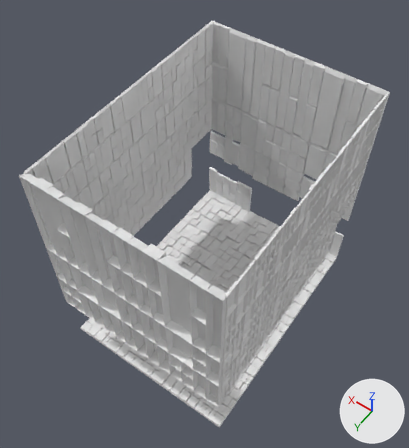
A saved change to the FBX model Assets/Models/FPS/Cylinder_hall/SpawnRoom/SpawnRoom_Floor.fbx.
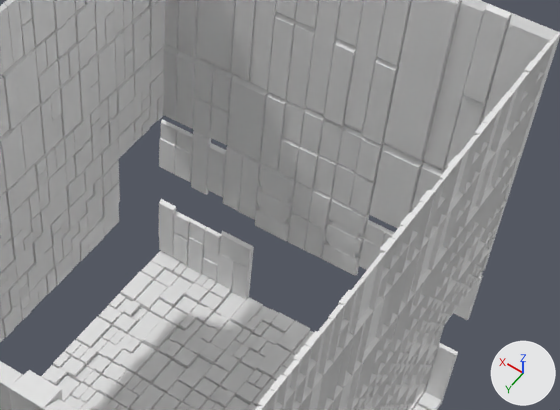
There are two pictures of each version: one whole from a 50 mm camera at (-17.7, 2.5, 62.4) aimed at (1.5, -24.4, 20.1), one close up on the part from 34% to 95% of the width and 17% to 58% of the height. Lighting does not change. The marker at lower right points along +X, +Y and +Z. Where no turn or scale is listed for an object, it has been applied to the vertices. Vertices at the same position are counted once.

In view in the first close-up: 'SpawnRoom_Floor'.
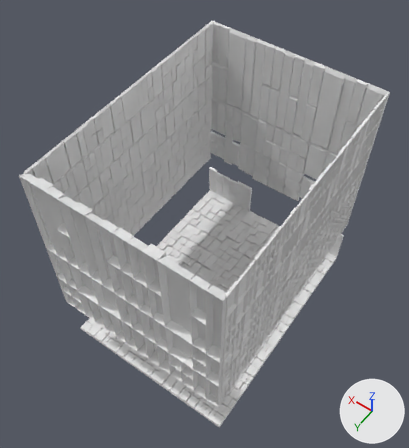
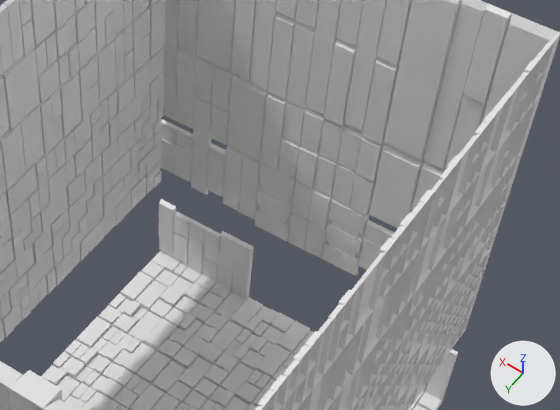
The change in detail:
me_discombobulated_object_011 is used by ob_spawnroom_floor; location (0.6, -25.0, 8.07).
me_discombobulated_object_011 had 7634 vertices, 7056 faces and spanned x -9.0..9.0, y -12.0..12.4, z -0.2..24.0.
me_discombobulated_object_011 now has 7912 vertices, 7306 faces and spans x -9.0..9.0, y -12.1..12.4, z -0.2..24.0.
me_discombobulated_object_011 part 1: a new loose piece of 139 vertices spanning x -9.0..-8.7, y -12.1..-8.1, z 6.0..10.5.
me_discombobulated_object_011 part 2: a new loose piece of 139 vertices spanning x 8.7..9.0, y -11.7..-7.7, z 6.0..10.5.

Boxes [x1, y1, x2, y2] around the edits, measured in the close-ups (560 x 410 px):
part 1 of me_discombobulated_object_011, added: after [427, 268, 486, 383]
part 2 of me_discombobulated_object_011, added: after [116, 119, 162, 225]
